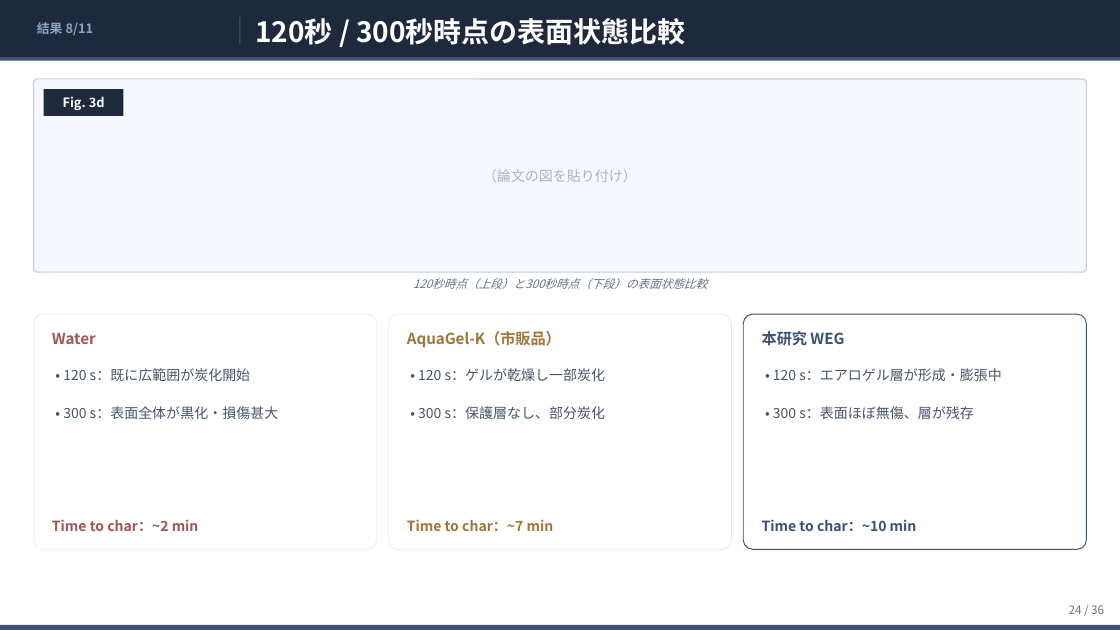
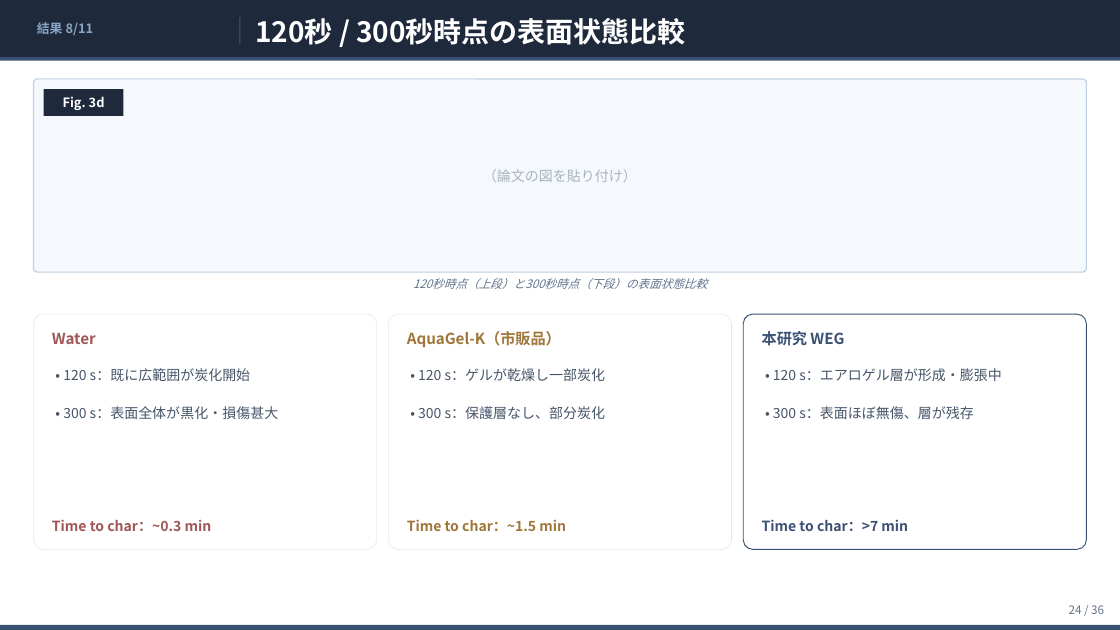
Before and after one commit to ytaisei0525-design/my-first-claude, a slide deck: slide 24 of slides.pptx. Drawn at 1120x630 pixels with LibreOffice and Linux fonts; fonts in the diff are those of the drawing. Boxes give left, top, right and bottom in pixels: in the first picture for what was removed or moved away, otherwise in the second. Text is boxed around its words. In the diff, an @@ line names an element or a change of style, - is before the commit and + after.

```diff
--- a/slides.pptx
+++ b/slides.pptx
@@ text at [52,519,212,531]: text changed @@
-Time to char：~2 min
+Time to char：~0.3 min
@@ text at [407,519,566,531]: text changed @@
-Time to char：~7 min
+Time to char：~1.5 min
@@ text at [762,519,908,531]: text changed @@
-Time to char：~10 min
+Time to char：>7 min
```
Also in this commit, not shown: 15 other slides changed, 1 slide added, 1 slide removed, 1 other file.
